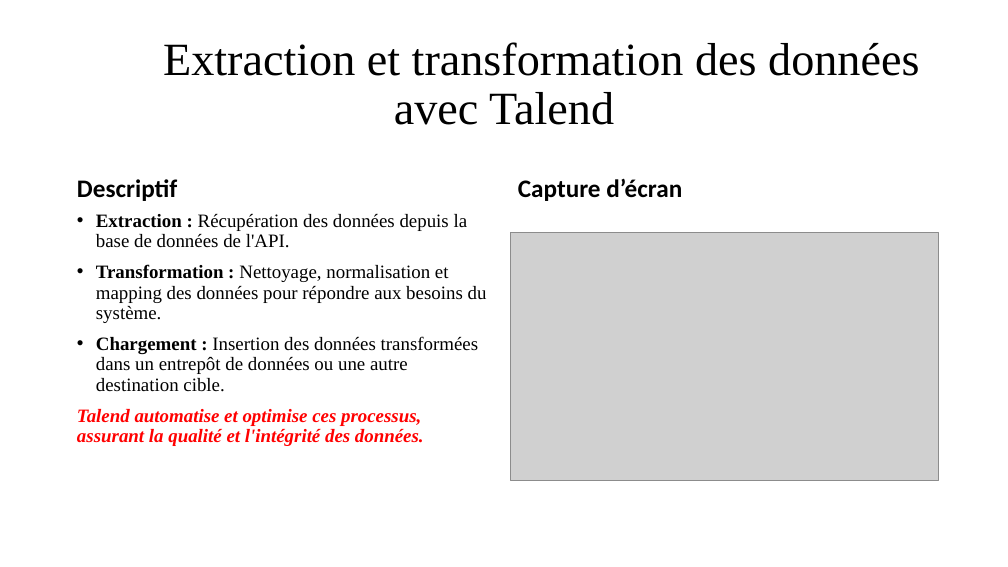
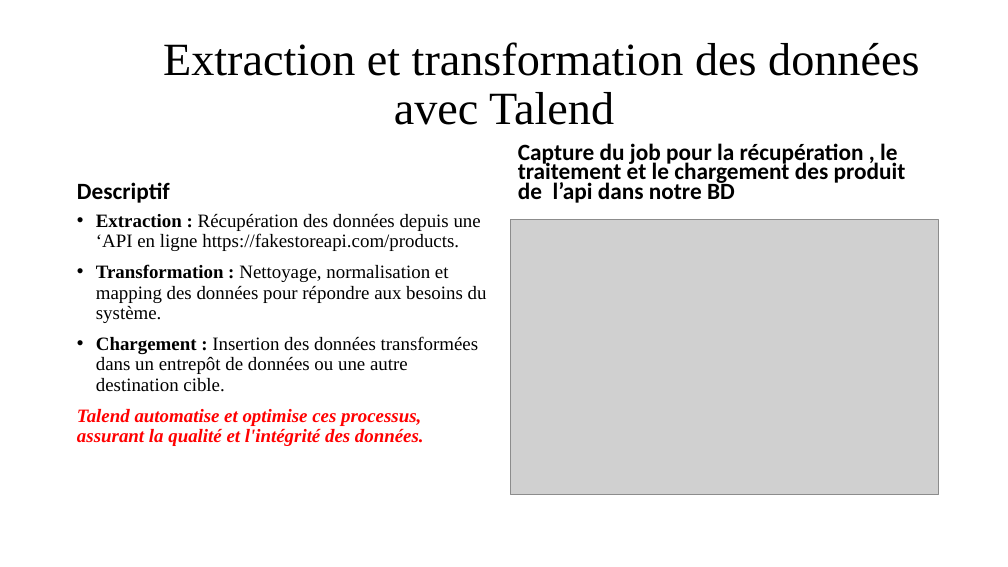
Before and after one commit to Issouftraore/projet-developpement-a-base-de-composant, a slide deck: slide 5 of Mise en place d’une application RESTful Spring Boot.pptx. Drawn at 1008x567 pixels with LibreOffice and Linux fonts; fonts in the diff are those of the drawing; grey boxes stand for pictures. Boxes give left, top, right and bottom in pixels: in the first picture for what was removed or moved away, otherwise in the second. Text is boxed around its words. In the diff, an @@ line names an element or a change of style, - is before the commit and + after.

```diff
--- a/Mise en place d’une application RESTful Spring Boot.pptx
+++ b/Mise en place d’une application RESTful Spring Boot.pptx
@@ text "Descriptif" at [77,182,170,203]: size 24 to 22.2 pt; line spacing 0.9 to 0.7 @@
@@ text at [518,143,906,203]: text changed; size 24 to 22.2 pt @@
-Capture d’écran
+Capture du job pour la récupération , le traitement et le chargement des produit de l’api dans notre BD
@@ text at [96,214,481,251]: text changed @@
-• Extraction : Récupération des données depuis la base de données de l'API.
+• Extraction : Récupération des données depuis une ‘API en ligne https://fakestoreapi.com/products.
@@ picture: place and size @@
-picture at [510,233,939,481]
+picture at [510,220,939,495]
```
Also in this commit, not shown: 3 other slides changed, 1 other file.
